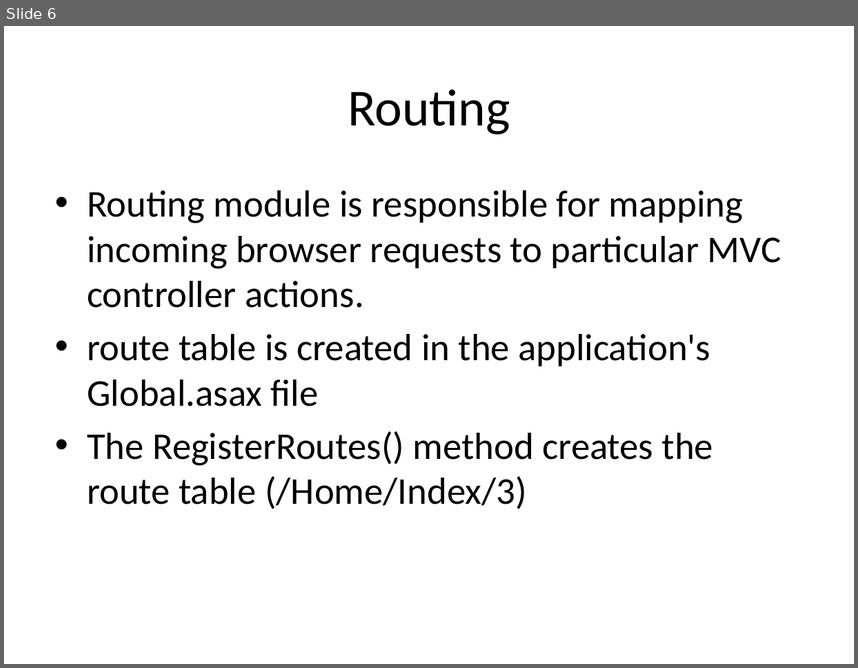
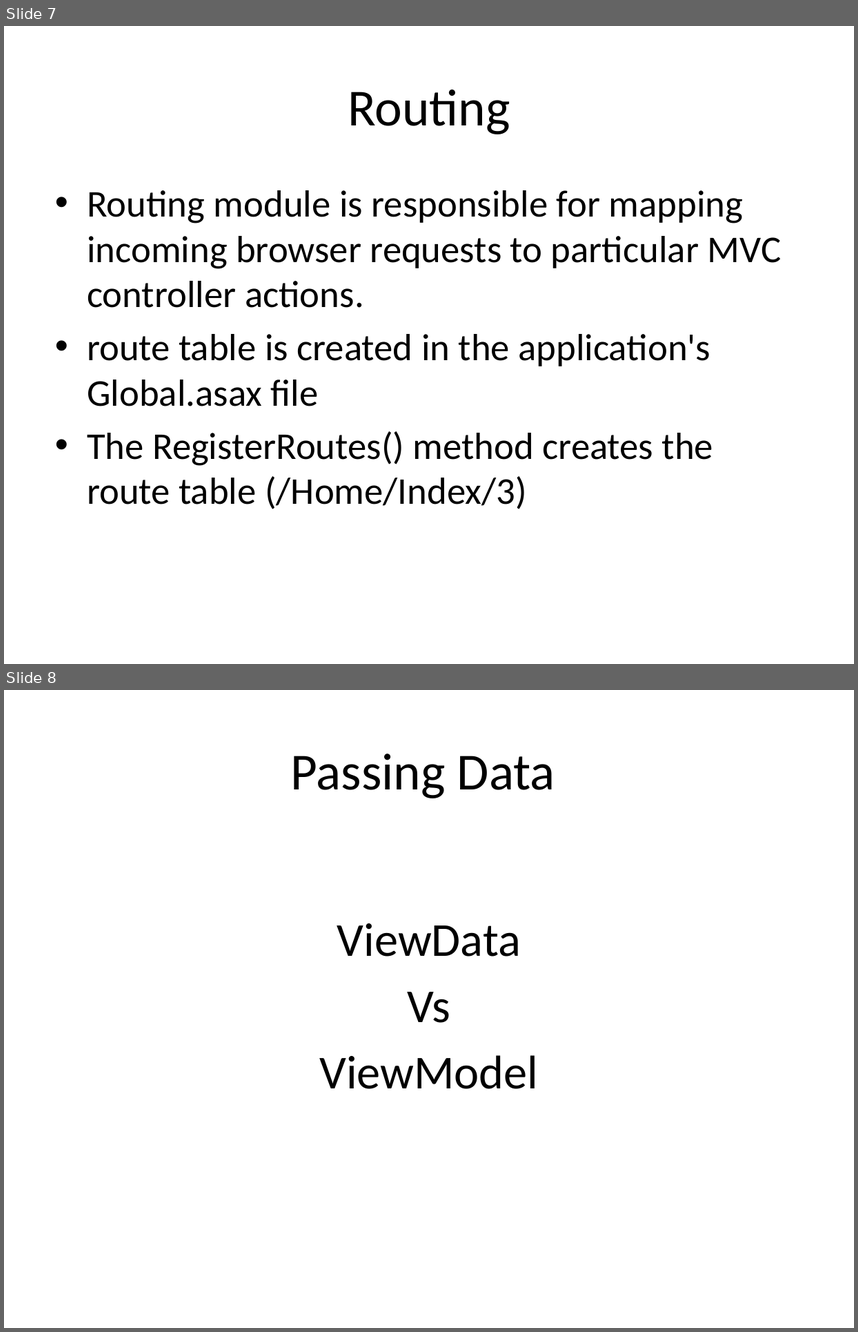
Before and after one commit to vikasl/Demo, a slide deck: MVC.pptx. Shown one above the other, each under a label of ours: slide 6 before the commit, slides 7 and 8 after it. The pictures are 858x668 and 858x1332 pixels, drawn with LibreOffice and Linux fonts; fonts in the diff are those of the drawing. Boxes give left, top, right and bottom in pixels: in the first picture for what was removed or moved away, otherwise in the second. Text is boxed around its words. In the diff, an @@ line names an element or a change of style, - is before the commit and + after.

```diff
--- a/MVC.pptx
+++ b/MVC.pptx
@@ slide 8 added at (4, 690, 854, 1328), background #FFFFFF @@
@@ title added at (290, 753, 555, 798), 44 pt, text #000000 @@
+Passing Data
@@ text added at (319, 923, 538, 1089), 40 pt, text #000000 @@
+ViewData
+Vs
+ViewModel
@@ what was slide 6 is now slide 7 @@
```
Also in this commit, not shown: 3 other slides added, 1 slide removed, 34 other files.
